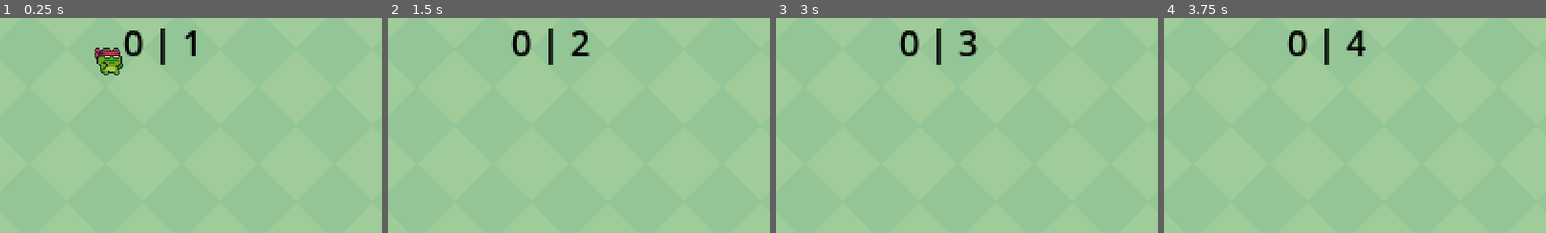
Above: before the commit, frames 1-4 (left to right).
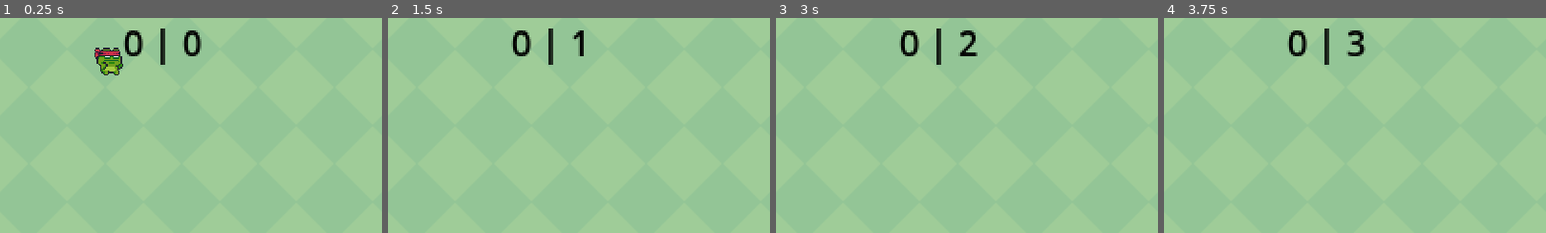
Above: after the commit, the same moments.

Repository: gubadam/godot-pong
Game: Godot game, scene res://main.tscn
Same seed, same stepped clock (60 frames per second), same inputs: the game is played once before the commit and once after it.
Inputs:
- Up to frame 1 (0.25 s): no input
- Up to frame 2 (1.5 s): no input
- Up to frame 3 (3 s): no input
- Up to frame 4 (3.75 s): no input
The pictures show only the part of the screen within x 28-78%, y 0-50%; the shares and areas given below are measured in that part.

The runs differ from the first frame. In frame 1, 0.4% of the frame differs, in the area x 47-53%, y 5-18%; in frame 2, 0.3%; in frame 3, 0.2%; in frame 4, 0.4%.
Error after the commit: Parse Error: Function "set_global_pos()" not found in base self. (res://ball/ball.gd:24)

Commit message:
not working

Diff:
--- /dev/null
+++ b/ball/ball.gd
@@ -0,0 +1,33 @@
+extends RigidBody2D
+
+var org_x
+var org_y
+var should_reset = false
+
+# Called when the node enters the scene tree for the first time.
+func _ready():
+	org_x = position.x
+	org_y = position.y
+
+
+# Called every frame. 'delta' is the elapsed time since the previous frame.
+func _process(delta):
+	if should_reset:
+		print('test')
+		call_deferred('reset')
+	pass
+
+func reset():
+	should_reset = false
+	position.x = org_x
+	position.y = org_y
+	set_global_pos(Vector2(org_x, org_y))
+
+func _on_score_label_test():
+	should_reset = true
+	pass # Replace with function body.
+
+func _fixed_process(delta):
+	if should_reset:
+		print('test')
+		reset()
--- a/main.tscn
+++ b/main.tscn
@@ -7,6 +7,7 @@
 [ext_resource type="PackedScene" uid="uid://d2jdp4xt0doqw" path="res://paddle/paddle.tscn" id="4_lvexh"]
 [ext_resource type="Script" path="res://paddle/paddle2.gd" id="5_mc43b"]
 [ext_resource type="Script" path="res://scoreLabel.gd" id="7_klvi6"]
+[ext_resource type="Script" path="res://ball/ball.gd" id="7_m37qo"]
 
 [sub_resource type="PhysicsMaterial" id="PhysicsMaterial_yic5x"]
 bounce = 0.5
@@ -492,6 +493,7 @@
 
 [node name="Ball" parent="." instance=ExtResource("1_wwafb")]
 position = Vector2(270, 28.5)
+script = ExtResource("7_m37qo")
 
 [node name="UserInterface" type="Control" parent="."]
 layout_mode = 3
@@ -523,5 +525,6 @@
 position = Vector2(479.75, 319.5)
 shape = SubResource("RectangleShape2D_381t7")
 
+[connection signal="test" from="UserInterface/scoreLabel" to="Ball" method="_on_score_label_test"]
 [connection signal="body_entered" from="Area2D" to="UserInterface/scoreLabel" method="_on_area_2d_body_entered"]
 [connection signal="body_entered" from="Area2D2" to="UserInterface/scoreLabel" method="_on_area_2d_2_body_entered"]
--- a/scoreLabel.gd
+++ b/scoreLabel.gd
@@ -2,10 +2,14 @@
 
 var score1 = 0
 var score2 = 0
+var org_x
+var org_y
+signal test
 
 # Called when the node enters the scene tree for the first time.
 func _ready():
-	pass # Replace with function body.
+	org_x = $"../../Ball".position.x
+	org_y = $"../../Ball".position.y
 
 
 # Called every frame. 'delta' is the elapsed time since the previous frame.
@@ -18,11 +22,12 @@
 func _on_p2_score():
 	score2 += 1
 
-
 func _on_area_2d_body_entered(body):
-	print(body.name == "Ball")
-	_on_p2_score()
+	if (body.name == "Ball"):
+		_on_p2_score()
+		test.emit()
 
 func _on_area_2d_2_body_entered(body):
-	print(body.name == "Ball")
-	_on_p1_score()
+	if (body.name == "Ball"):
+		_on_p1_score()
+		test.emit()
Not shown: 1 places in main.tscn that only renumber resources
